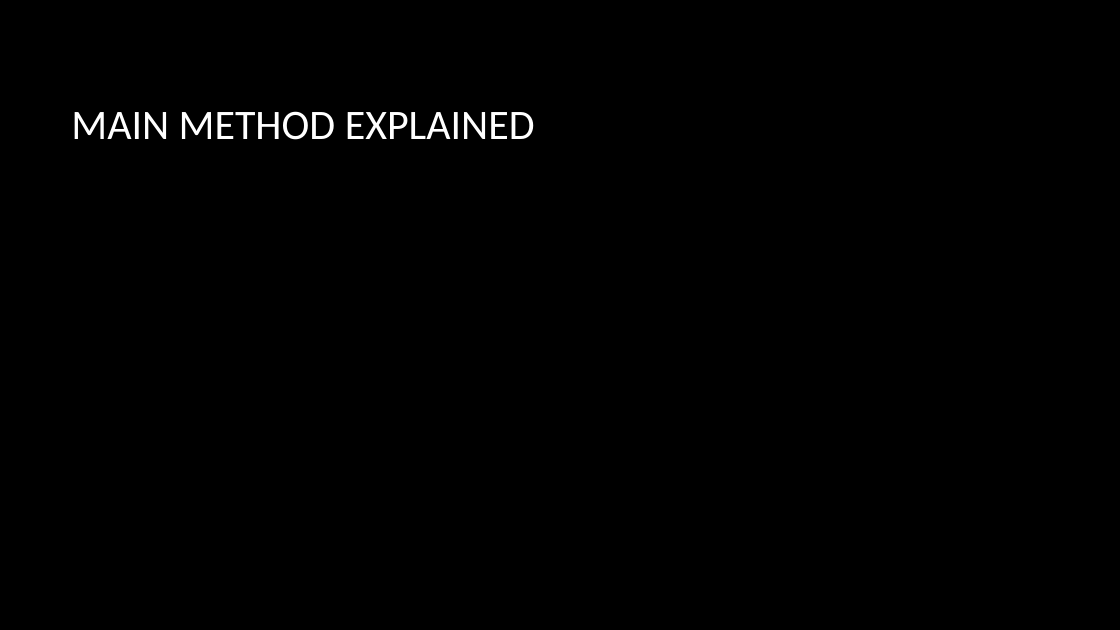
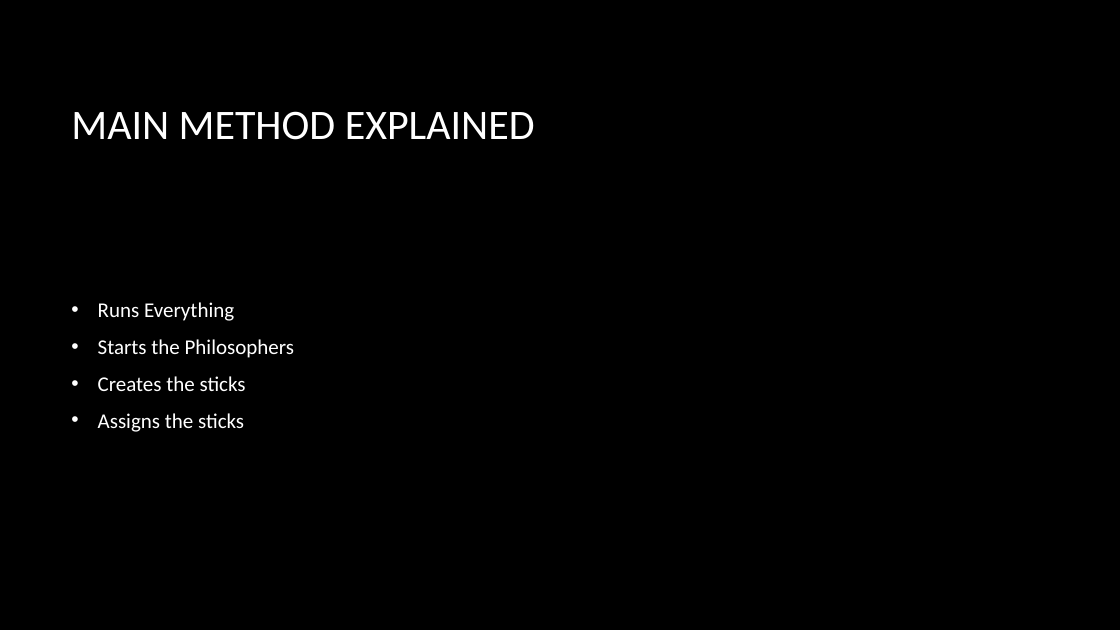
Before and after one commit to olivermclane/PhilosopherProject, a slide deck: slide 6 of Presentation.pptx (slide 4 before the commit). Drawn at 1120x630 pixels with LibreOffice and Linux fonts; fonts in the diff are those of the drawing; background and template pictures are left out. Boxes give left, top, right and bottom in pixels: in the first picture for what was removed or moved away, otherwise in the second. Text is boxed around its words. In the diff, an @@ line names an element or a change of style, - is before the commit and + after.

```diff
--- a/Presentation.pptx
+++ b/Presentation.pptx
@@ text added at [98, 302, 294, 432], 18 pt, text #FFFFFF @@
+• Runs Everything
+• Starts the Philosophers
+• Creates the sticks
+• Assigns the sticks
```
Also in this commit, not shown: 3 other slides changed, 1 slide added.
